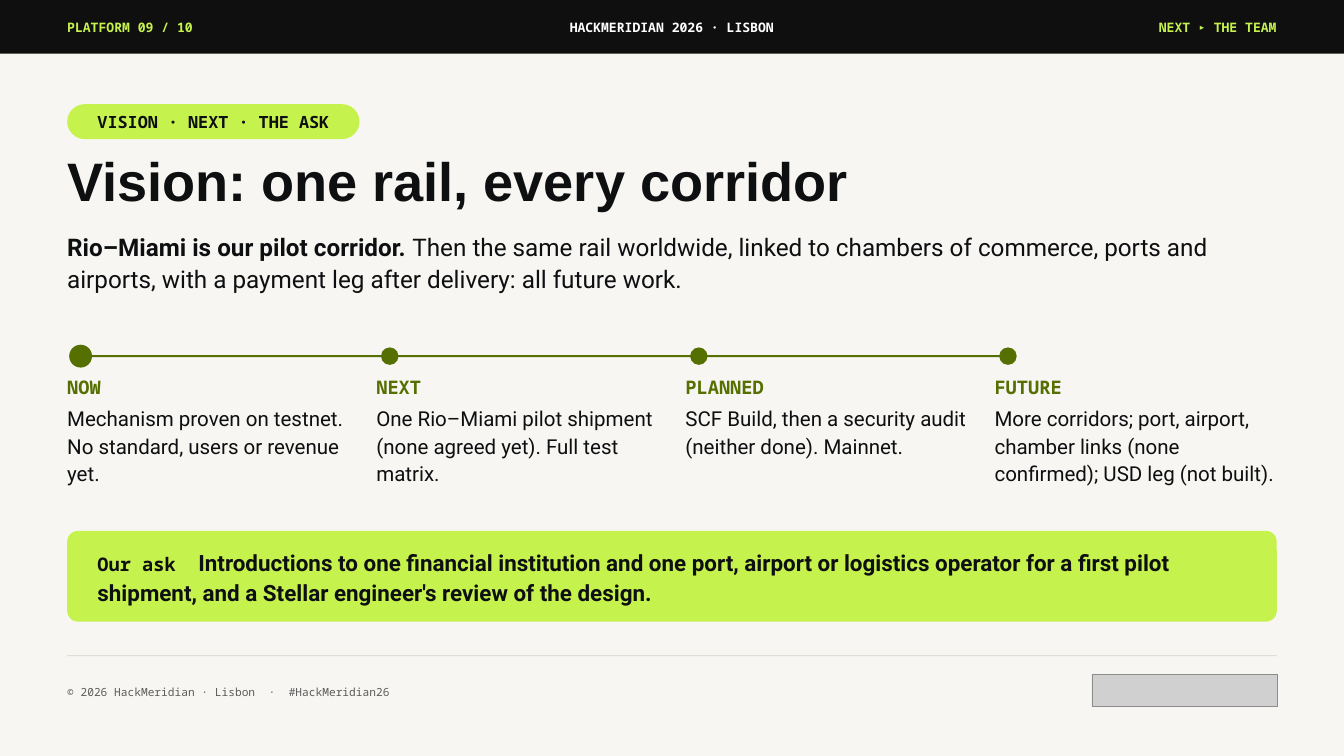
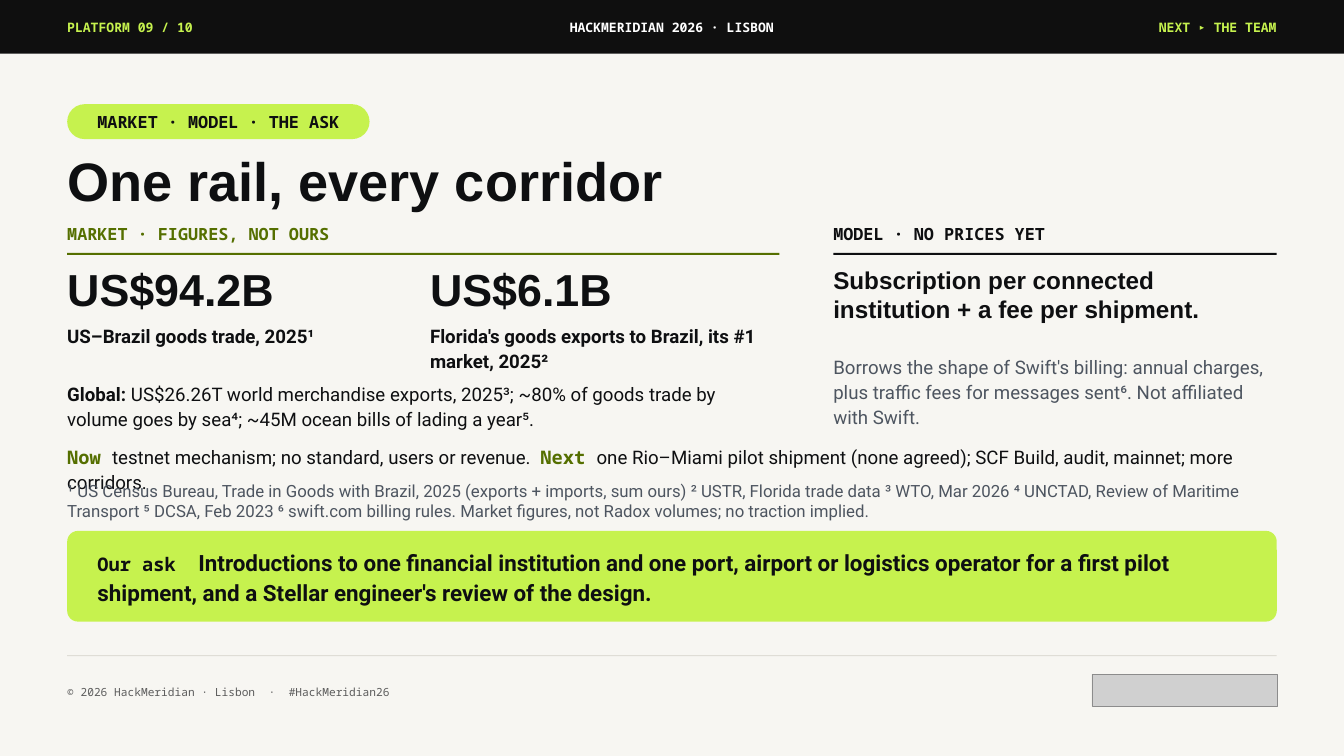
Before and after one commit to pwsaragossy/hackmeridian-cos, a slide deck: slide 9 of projects/hackmeridian-rail/deck/radox-custody-rail.pptx. Drawn at 1344x756 pixels with LibreOffice and Linux fonts; fonts in the diff are those of the drawing; grey boxes stand for pictures. Boxes give left, top, right and bottom in pixels: in the first picture for what was removed or moved away, otherwise in the second. Text is boxed around its words. In the diff, an @@ line names an element or a change of style, - is before the commit and + after.

```diff
--- a/projects/hackmeridian-rail/deck/radox-custody-rail.pptx
+++ b/projects/hackmeridian-rail/deck/radox-custody-rail.pptx
@@ rounded rectangle "MARKET · MODEL · THE ...": place and size @@
-rounded rectangle "MARKET · MODEL · THE ..." at (67, 104, 360, 139)
+rounded rectangle "MARKET · MODEL · THE ..." at (67, 104, 370, 139)
@@ text in rounded rectangle at (97, 116, 339, 128): text changed @@
-VISION · NEXT · THE ASK
+MARKET · MODEL · THE ASK
@@ text at (67, 161, 662, 211): text changed @@
-Vision: one rail, every corridor
+One rail, every corridor
@@ text removed at (67, 237, 1207, 293) @@
-Rio–Miami is our pilot corridor. Then the same rail worldwide, linked to chambers of commerce, ports and airports, with a payment leg after delivery: all future work.
@@ text added at (67, 227, 329, 243), 18 pt, text #556F00, bold @@
+MARKET · FIGURES, NOT OURS
@@ text at (833, 227, 1045, 240): text changed; size 22 to 18 pt; font Roboto to Noto Sans Mono; bold on @@
-One Rio–Miami pilot shipment (none agreed yet). Full test matrix.
+MODEL · NO PRICES YET
@@ rectangle: place and size @@
-rectangle at (81, 355, 1008, 358)
+rectangle at (67, 253, 780, 255)
@@ rectangle added at (833, 253, 1277, 255), fill #0E0F11 @@
@@ text added at (67, 272, 274, 310), 48 pt, text #0E0F11, bold @@
+US$94.2B
@@ text added at (430, 272, 612, 310), 48 pt, text #0E0F11, bold @@
+US$6.1B
@@ text added at (833, 271, 1200, 323), 26 pt, text #0E0F11, bold @@
+Subscription per connected institution + a fee per shipment.
@@ text at (67, 329, 315, 347): text changed; font Noto Sans Mono to Roboto; text colour #556F00 to #0E0F11 @@
-NOW
+US–Brazil goods trade, 2025¹
@@ text added at (430, 329, 756, 371), 20 pt, text #0E0F11, bold @@
+Florida's goods exports to Brazil, its #1 market, 2025²
@@ ellipse removed at (69, 345, 92, 368) @@
@@ ellipse removed at (381, 347, 398, 365) @@
@@ ellipse removed at (690, 347, 708, 365) @@
@@ ellipse removed at (999, 347, 1017, 365) @@
@@ text at (67, 385, 715, 430): text changed; font Noto Sans Mono to Roboto; text colour #556F00 to #0E0F11; bold off @@
-NEXT
+Global: US$26.26T world merchandise exports, 2025³; ~80% of goods trade by volume goes by sea⁴; ~45M ocean bills of lading a year⁵.
@@ text removed at (685, 380, 763, 394) @@
-PLANNED
@@ text added at (833, 360, 1263, 424), 20 pt, text #4D5560 @@
+Borrows the shape of Swift's billing: annual charges, plus traffic fees for messages sent⁶. Not affiliated with Swift.
@@ text removed at (995, 380, 1062, 395) @@
-FUTURE
@@ text removed at (67, 410, 343, 486) @@
-Mechanism proven on testnet. No standard, users or revenue yet.
@@ text removed at (685, 410, 966, 459) @@
-SCF Build, then a security audit (neither done). Mainnet.
@@ text removed at (995, 410, 1274, 486) @@
-More corridors; port, airport, chamber links (none confirmed); USD leg (not built).
@@ text added at (67, 449, 1233, 495), 20 pt, text #0E0F11 @@
+Now testnet mechanism; no standard, users or revenue. Next one Rio–Miami pilot shipment (none agreed); SCF Build, audit, mainnet; more corridors.
@@ text added at (67, 482, 1239, 521), 18 pt, text #4D5560 @@
+¹ US Census Bureau, Trade in Goods with Brazil, 2025 (exports + imports, sum ours) ² USTR, Florida trade data ³ WTO, Mar 2026 ⁴ UNCTAD, Review of Maritime Transport ⁵ DCSA, Feb 2023 ⁶ swift.com billing rules. Market figures, not Radox volumes; no traction implied.
```
Also in this commit, not shown: 2 other slides changed, 3 other files.
